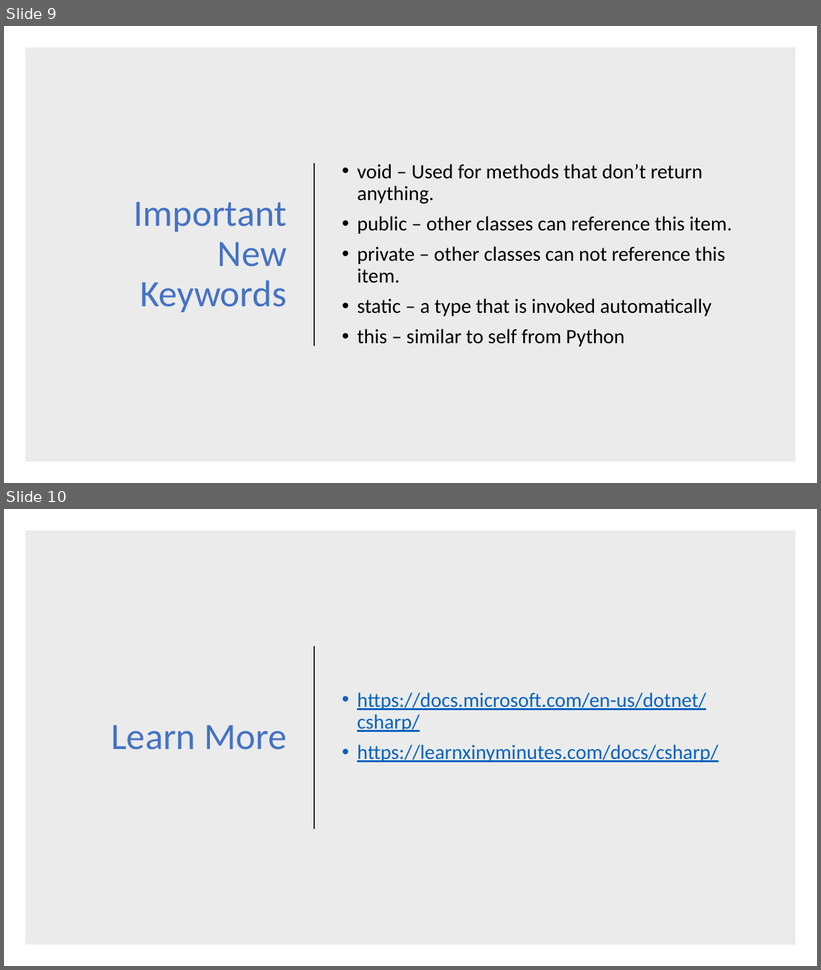
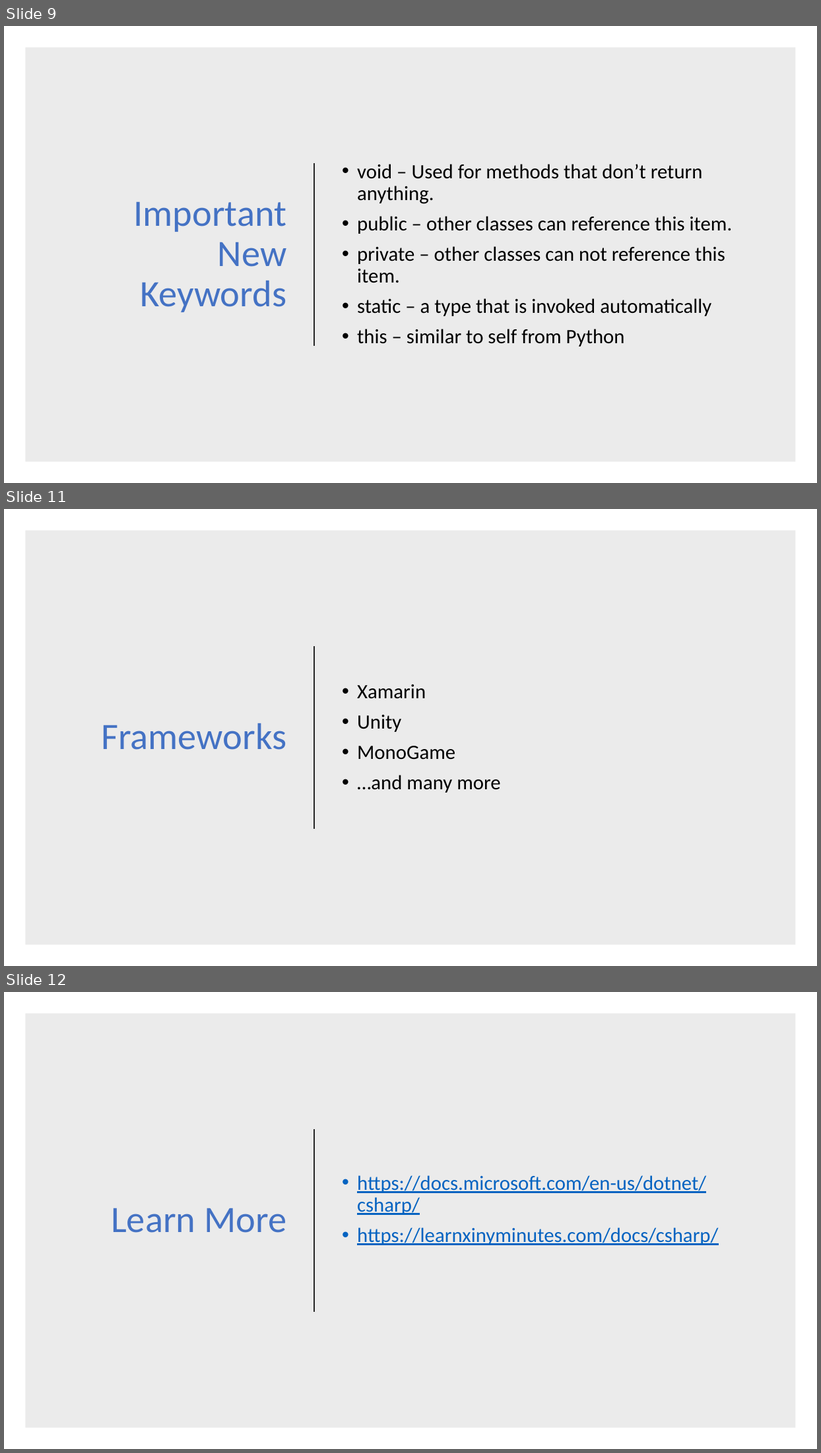
Before and after one commit to snauman817/csharp-presentation, a slide deck: Presentation1.pptx. Shown one above the other, each under a label of ours: slides 9 and 10 before the commit, slides 9, 11 and 12 after it; the slides between them are not shown. The pictures are 821x970 and 821x1453 pixels, drawn with LibreOffice and Linux fonts; fonts in the diff are those of the drawing. Boxes give left, top, right and bottom in pixels: in the first picture for what was removed or moved away, otherwise in the second. Text is boxed around its words. In the diff, an @@ line names an element or a change of style, - is before the commit and + after.

```diff
--- a/Presentation1.pptx
+++ b/Presentation1.pptx
@@ slide 11 added at (x1=4, y1=509, x2=817, y2=966), background #FFFFFF @@
@@ rectangle added at (x1=25, y1=530, x2=796, y2=945), fill #000000 at 8% opacity @@
@@ line added from (314, 646) to (314, 829), #262626 1.5 pt @@
@@ text added at (x1=357, y1=685, x2=500, y2=793), 24 pt, text #000000 @@
+• Xamarin
+• Unity
+• MonoGame
+• …and many more
@@ title added at (x1=101, y1=723, x2=286, y2=750), 44 pt, text #4472C4 @@
+Frameworks
@@ what was slide 10 is now slide 12 @@
```
Also in this commit, not shown: 1 slide changed, 1 other slide added.
